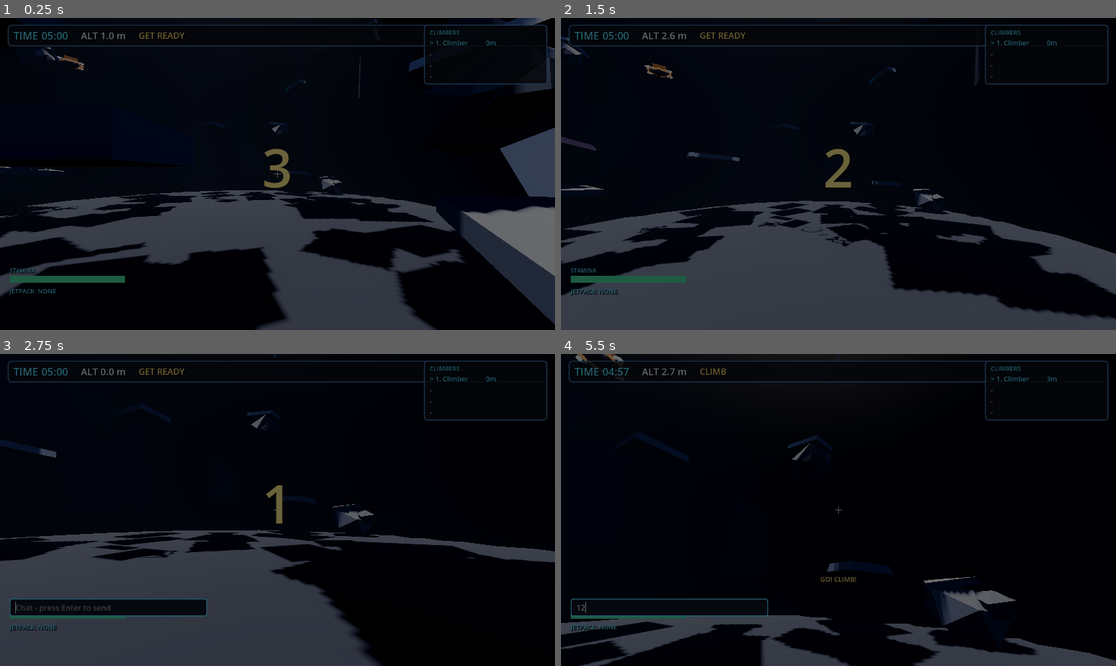
Above: before the commit, frames 1-4 (two rows, left to right).
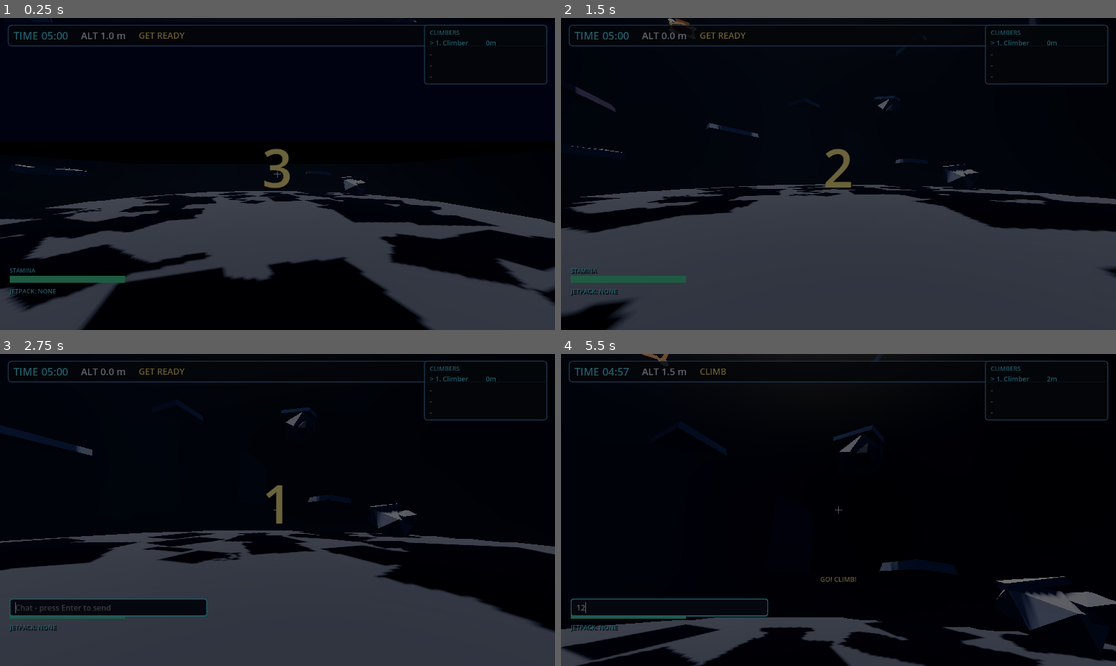
Above: after the commit, the same moments.

Repository: peakbuild112000/Project1
Game: Godot game, scene res://scenes/game.tscn
The game is run twice, just before and just after one commit, with the same random seed, the same clock (stepped at 60 frames per second) and the same inputs. This scene is started directly instead of the project's main scene.
Inputs (mouse positions are in pixels of both pictures, inside the frame that each line leads up to):
- Up to frame 1 (0.25 s): no input
- Up to frame 2 (1.5 s): tap Enter (ui_accept) at 0.5 s; move the mouse to (866, 174) at 0.52 s; hold W (move_forward) from 0.53 s (still down); click (866, 174) at 0.6 s; tap Space (jump) at 0.77 s; move the mouse to (810, 174) at 1.27 s; right-click (810, 174) at 1.35 s
- Up to frame 3 (2.75 s): keep holding W (move_forward); tap Space (jump) at 1.52 s; move the mouse to (288, 503) at 2.02 s; hold T (chat) from 2.03 s (still down)
- Up to frame 4 (5.5 s): release W (move_forward) at 2.75 s; release T (chat) at 2.75 s; click (672, 606) at 2.77 s; type "12" at 2.85 s; drag from (810, 572) to (672, 463) at 3.52 s; move the mouse to (877, 513) at 4.27 s; hold Shift (jetpack) 4.28-5.03 s; hold W (move_forward) from 4.28 s (still down); tap Space (jump) at 4.52, 5.27 s; move the mouse to (794, 506) at 5.02 s; tap Tab (scoreboard) at 5.1 s

The runs differ from the first frame. In frame 1, 25% of the frame differs, in the area x 0-100%, y 0-100%; in frame 2, 18%; in frame 3, 16%; in frame 4, 11%.

Commit message:
Cluster all racers at the bottom centre of the mountain

Diff:
--- a/scripts/game/level_generator.gd
+++ b/scripts/game/level_generator.gd
@@ -162,12 +162,13 @@
 
 func _build_base() -> void:
 	_add_box(Vector3(0, -0.5, MOUNTAIN_CENTER_Z), Vector3(52, 3, 52), _base_material)
-	# Flat race pad at the natural foot of the mountain. The terrain keeps its
-	# gentle base slope in front, so there is no artificial cliff to enter.
-	_add_box(Vector3(0, 2.0, -2.0), Vector3(16, 0.4, 4.0), _accent_material)
-	var x_positions: Array[float] = [-4.5, -1.5, 1.5, 4.5]
+	# Small flat pad at the very bottom and horizontal centre of the mountain.
+	# The four slots are clustered around x = 0 so everybody starts in the middle.
+	var pad := _add_box(Vector3(0, 2.0, -1.0), Vector3(8.0, 0.4, 3.0), _accent_material)
+	pad.name = "StartPad"
+	var x_positions: Array[float] = [-1.5, -0.5, 0.5, 1.5]
 	for x in x_positions:
-		spawn_points.append(Vector3(x, 3.05, -2.0))
+		spawn_points.append(Vector3(x, 3.05, -1.0))
 
 
 func _build_start_holds() -> void:
--- a/tests/climb_game_smoke.gd
+++ b/tests/climb_game_smoke.gd
@@ -88,7 +88,8 @@
 	for slot in range(4):
 		var spawn: Vector3 = level_node.call("get_spawn_point", slot)
 		check(absf(spawn.y - 3.05) <= 0.01, "Spawn slot %d is not on the flat start pad" % slot)
-		check(absf(spawn.z + 2.0) <= 0.01, "Spawn slot %d sits outside the mountain footprint" % slot)
+		check(absf(spawn.z + 1.0) <= 0.01, "Spawn slot %d is not at the bottom of the mountain" % slot)
+		check(absf(spawn.x) <= 1.5, "Spawn slot %d is not centred on the mountain" % slot)
 		check(sqrt(spawn.x * spawn.x + (spawn.z - 16.0) * (spawn.z - 16.0)) < 19.0, "Spawn slot %d is not on the mountain" % slot)
 		check(float(level_node.call("_height_at", spawn.x, spawn.z)) <= 1.2, "Start pad slot %d sits on a slope" % slot)
 	var last_height := 1.0
@@ -113,7 +114,7 @@
 		if not (child is StaticBody3D):
 			continue
 		var child_name := str(child.name)
-		if child_name == "ProceduralMountain" or child_name.begins_with("EntranceHold_") or child_name.begins_with("EntranceRest_"):
+		if child_name == "ProceduralMountain" or child_name == "StartPad" or child_name.begins_with("EntranceHold_") or child_name.begins_with("EntranceRest_"):
 			continue
 		var block_pos: Vector3 = (child as StaticBody3D).position
 		check(not (absf(block_pos.x) < 8.0 and block_pos.z > -2.0 and block_pos.z < 12.0 and block_pos.y < 34.0),
Not shown, changed: docs/DESIGN.md
Not shown, changed: docs/ERRORS.md
